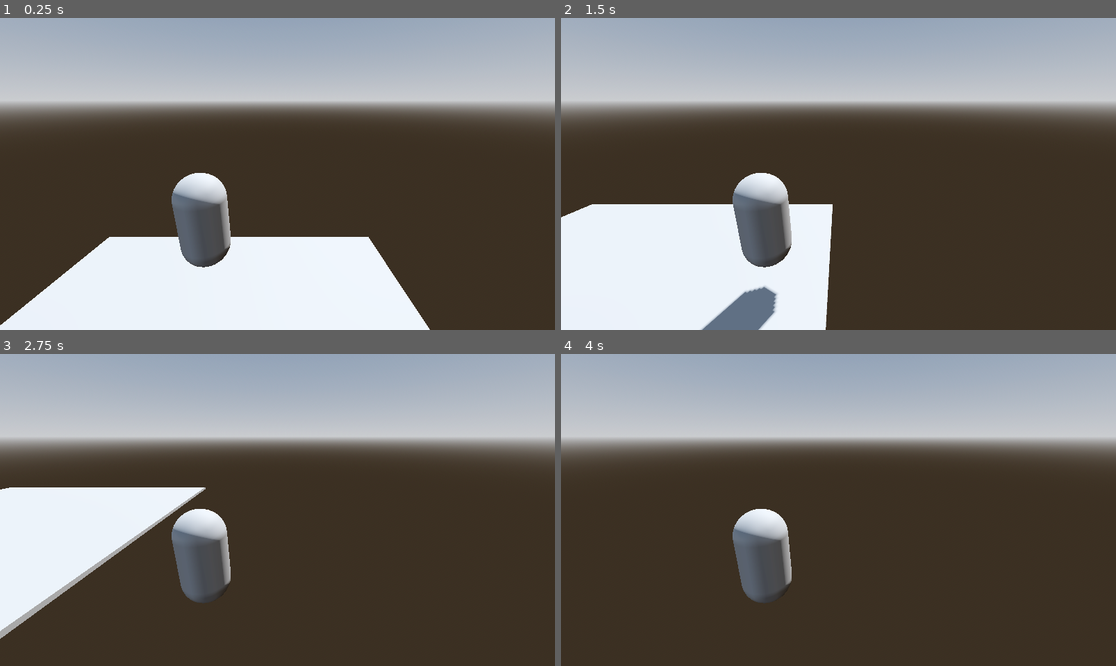
Above: before the commit, frames 1-4 (two rows, left to right).
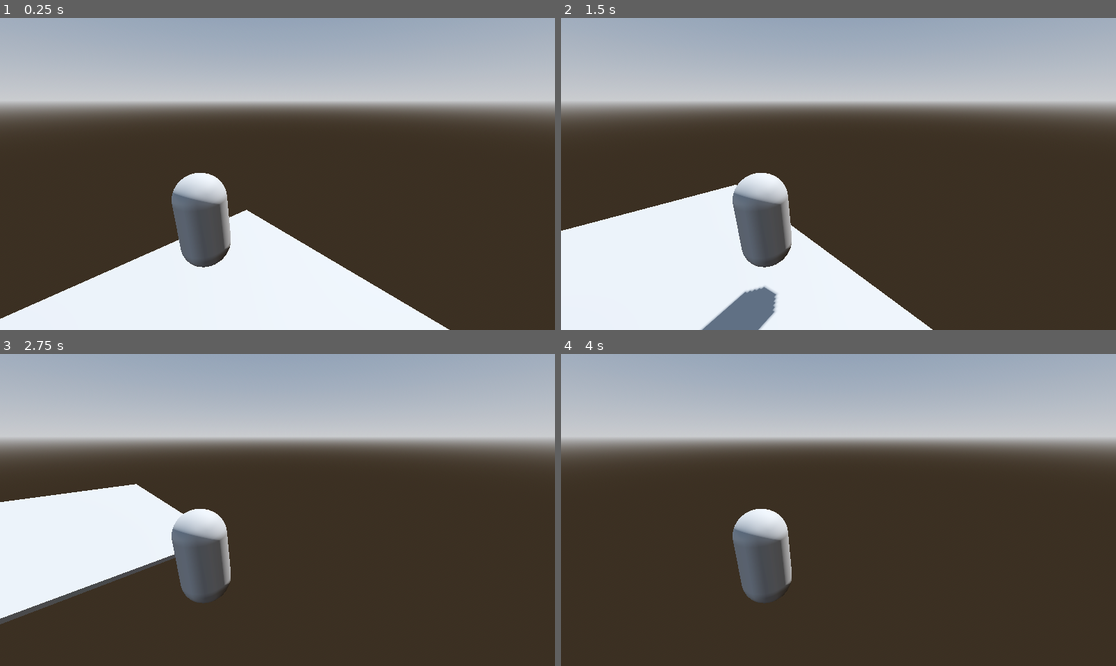
Above: after the commit, the same moments.

Repository: MichaelHayesMC/Term_3_Godot_GameName
Game: Godot game, scene res://node_3d.tscn
Same seed, same stepped clock (60 frames per second), same inputs: the game is played once before the commit and once after it.
Inputs:
- Up to frame 1 (0.25 s): no input
- Up to frame 2 (1.5 s): hold D (move_right) 0.53-1.28 s; tap Space (jump) at 0.77 s; hold S (move_backward, bound only before the commit) from 1.28 s (still down)
- Up to frame 3 (2.75 s): tap Space (jump) at 1.52 s; release S (move_backward, bound only before the commit) at 2.03 s; hold D (move_right) from 2.03 s (still down)
- Up to frame 4 (4 s): release D (move_right) at 2.78 s; hold W (move_forward, bound only before the commit) 2.78-3.53 s; tap Space (jump) at 3.02, 3.77 s; hold A (move_left) from 3.53 s (still down)

The runs differ from the first frame. In frame 1, 4.0% of the frame differs, in the area x 0-81%, y 61-100%; in frame 2, 4.3%, in the area x 0-67%, y 53-100%; in frame 3, 3.4%; in frame 4, less than 0.1%.

Commit message:
Re-ordered direction for camera facing platform

Diff:
--- a/new-game-project/character_body_3d.gd
+++ b/new-game-project/character_body_3d.gd
@@ -16,7 +16,7 @@
 
 	# Get the input direction and handle the movement/deceleration.
 	# As good practice, you should replace UI actions with custom gameplay actions.
-	var input_dir := Input.get_vector("move_left", "move_right", "move_forward", "move_backward")
+	var input_dir := Input.get_vector("move_left", "move_right", "move_up", "move_down")
 	var direction := (transform.basis * Vector3(input_dir.x, 0, input_dir.y)).normalized()
 	if direction:
 		velocity.x = direction.x * SPEED
--- a/new-game-project/node_3d.tscn
+++ b/new-game-project/node_3d.tscn
@@ -31,7 +31,7 @@
 environment = SubResource("Environment_noarx")
 
 [node name="Node3D" type="Node3D" parent="." unique_id=1131920864]
-transform = Transform3D(10, 0, 0, 0, 0.1, 0, 0, 0, 10, 0, 0, 0)
+transform = Transform3D(7.071068, 0, 7.071068, 0, 0.1, 0, -7.071068, 0, 7.071068, 0, 0, 0)
 
 [node name="StaticBody3D" type="StaticBody3D" parent="Node3D" unique_id=1150942541]
 physics_material_override = SubResource("PhysicsMaterial_a202f")
@@ -40,6 +40,7 @@
 shape = SubResource("BoxShape3D_a202f")
 
 [node name="MeshInstance3D" type="MeshInstance3D" parent="Node3D/StaticBody3D" unique_id=931718446]
+transform = Transform3D(-4.371139e-08, 0, 1, 0, 1, 0, -1, 0, -4.371139e-08, 0, 0, 0)
 mesh = SubResource("BoxMesh_4xowi")
 
 [node name="CharacterBody3D" parent="." unique_id=1438579107 instance=ExtResource("1_a202f")]
--- a/new-game-project/project.godot
+++ b/new-game-project/project.godot
@@ -20,21 +20,25 @@
 move_left={
 "deadzone": 0.2,
 "events": [Object(InputEventKey,"resource_local_to_scene":false,"resource_name":"","device":-1,"window_id":0,"alt_press …(191 unchanged characters)…
+, Object(InputEventKey,"resource_local_to_scene":false,"resource_name":"","device":-1,"window_id":0,"alt_pressed":false,"shift_pressed":false,"ctrl_pressed":false,"meta_pressed":false,"pressed":false,"keycode":0,"physical_keycode":4194319,"key_label":0,"unicode":0,"location":0,"echo":false,"script":null)
 ]
 }
 move_right={
 "deadzone": 0.2,
 "events": [Object(InputEventKey,"resource_local_to_scene":false,"resource_name":"","device":-1,"window_id":0,"alt_press …(192 unchanged characters)…
+, Object(InputEventKey,"resource_local_to_scene":false,"resource_name":"","device":-1,"window_id":0,"alt_pressed":false,"shift_pressed":false,"ctrl_pressed":false,"meta_pressed":false,"pressed":false,"keycode":0,"physical_keycode":4194321,"key_label":0,"unicode":0,"location":0,"echo":false,"script":null)
 ]
 }
-move_forward={
+move_up={
 "deadzone": 0.2,
 "events": [Object(InputEventKey,"resource_local_to_scene":false,"resource_name":"","device":-1,"window_id":0,"alt_press …(192 unchanged characters)…
+, Object(InputEventKey,"resource_local_to_scene":false,"resource_name":"","device":-1,"window_id":0,"alt_pressed":false,"shift_pressed":false,"ctrl_pressed":false,"meta_pressed":false,"pressed":false,"keycode":0,"physical_keycode":4194320,"key_label":0,"unicode":0,"location":0,"echo":false,"script":null)
 ]
 }
-move_backward={
+move_down={
 "deadzone": 0.2,
 "events": [Object(InputEventKey,"resource_local_to_scene":false,"resource_name":"","device":-1,"window_id":0,"alt_press …(192 unchanged characters)…
+, Object(InputEventKey,"resource_local_to_scene":false,"resource_name":"","device":-1,"window_id":0,"alt_pressed":false,"shift_pressed":false,"ctrl_pressed":false,"meta_pressed":false,"pressed":false,"keycode":0,"physical_keycode":4194322,"key_label":0,"unicode":0,"location":0,"echo":false,"script":null)
 ]
 }
 jump={
